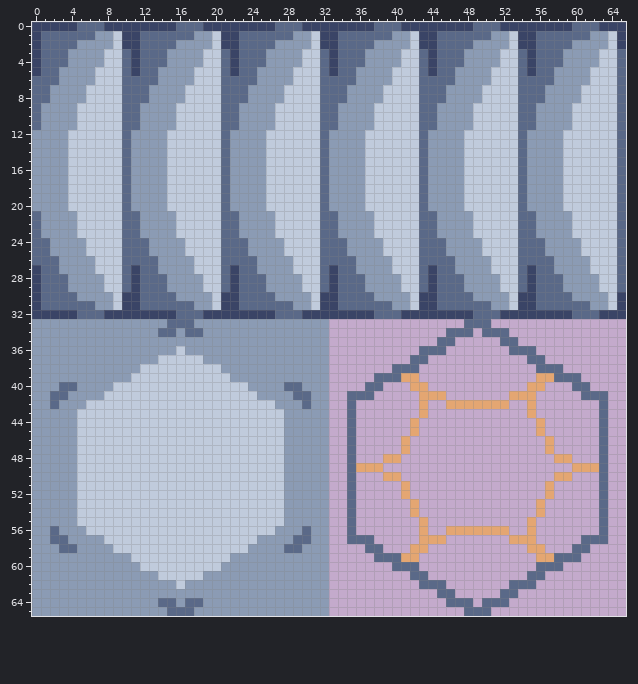
A sprite sheet gets an edit: textures/hex_small.png. That is the earlier state.
The file is 66x66 pixels.
And afterwards:
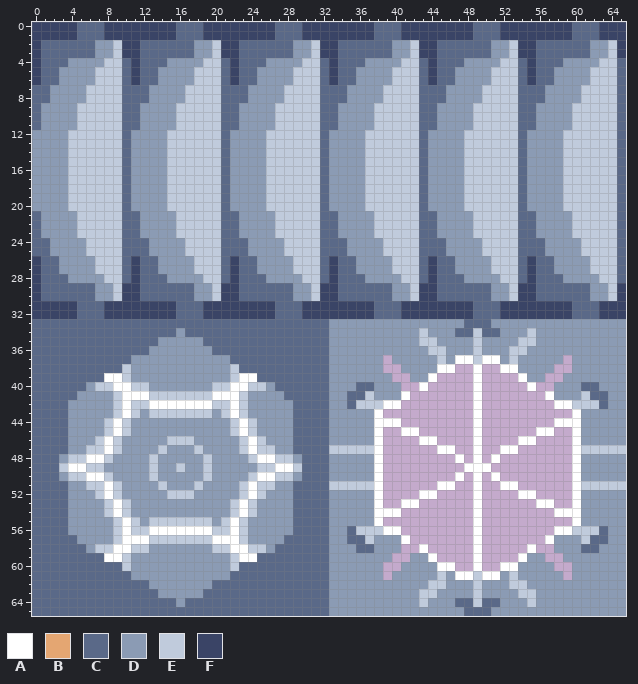
Palette (. is transparent): A #ffffff  B #e4a672  C #5a6988  D #8b9bb4  E #c0cbdc  F #3a4466
Diff:
Changed rows in their new state; - is an unchanged pixel.
first column x 0:
 1 -FFFF--CFF--FFFF--CFF--FFFF--CFF--FFFF--CFF--FFFF--CFF--FFFF--CFF-
 2 -----CC---------CC---------CC---------CC---------CC---------CC----
 3 ----CCC-D-F----CCC-D-F----CCC-D-F----CCC-D-F----CCC-D-F----CCC-D-F
 6 F----------F----------F----------F----------F----------F----------
first column x 0:
26 F----------F----------F----------F----------F----------F----------
29 ----CCC-D-F----CCC-D-F----CCC-D-F----CCC-D-F----CCC-D-F----CCC-D-F
30 -----CC---------CC---------CC---------CC---------CC---------CC----
31 -FFFF--CFF--FFFF--CFF--FFFF--CFF--FFFF--CFF--FFFF--CFF--FFFF--CFF-
33 CCCCCCCCCCCCCCC---CCCCCCCCCCCCCCCDDDDDDDDDDDDDDD---DDDDDDDDDDDDDDD
34 CCCCCCCCCCCCCC-----CCCCCCCCCCCCCCDDDDDDDDDDEDDD--E--DDDEDDDDDDDDDD
35 CCCCCCCCCCCCCC-----CCCCCCCCCCCCCCDDDDDDDDDDEEDDDDEDDDDEEDDDDDDDDDD
36 CCCCCCCCCCCCC---D---CCCCCCCCCCCCCDDDDDDDDDDDEEDDDEDDDEEDDDDDDDDDDD
37 CCCCCCCCCCC---DDDDD---CCCCCCCCCCCDDDDDD-DDDDDEDAAEAADEDDDDD-DDDDDD
38 CCCCCCCCCCE-DDDDDDDDD-ECCCCCCCCCCDDDDDD-.DDDDAA--A--AADDDD.-DDDDDD
39 CCCCCCCCAAEDDDDDDDDDDDEAACCCCCCCCDDDDDDD..DDA----A----ADD..DDDDDDD
40 CCC--C-EEAA--DDDDDDD--AAEE-C--CCCDDDC-DDD-.A-----A-----A.-DDD-CDDD
41 CC--C---D-AAA-------AAA-D---C--CCDD--EDDDA-...---A---...-ADDDE--DD
42 CC-C--DDD-A--AAAAAAA--A-DDD--C-CCDD-EEEAA--.--...A...--.--AAEEE-DD
43 CCCC-DDDD-A-D-------D-A-DDDD-CCCCDDDDDA----.-----A-----.----ADDDDD
44 CCCC-DDD-A-DDDDDDDDDDD-A-DDD-CCCCDDDDDAAA-.------A------.-AAADDDDD
45 CCCC-DDD-A-DDDDDDDDDDD-A-DDD-CCCCDDDDDA--AA------A------AA--ADDDDD
46 CCCC-DD-A-DDDDD---DDDDD-A-DD-CCCCDDDDDA--.-AA----A----AA-.--ADDDDD
47 CCCC-D--A-DDDD-DDD-DDDD-A--D-CCCCEEEEEA--.---AA--A--AA---.--AEEEEE
48 CCC-E-AA-DDDD-DDDDD-DDDD-AA-E-CCCDDDDDA..------A-A-A------..ADDDDD
49 CCCEAA--DDDDD-DD-DD-DDDDD--AAECCCDDDDDA---------AAA---------ADDDDD
50 CCC-E-AA-DDDD-DDDDD-DDDD-AA-E-CCCDDDDDA..------A-A-A------..ADDDDD
51 CCCC-D--A-DDDD-DDD-DDDD-A--D-CCCCEEEEEA--.---AA--A--AA---.--AEEEEE
52 CCCC-DD-A-DDDDD---DDDDD-A-DD-CCCCDDDDDA--.-AA----A----AA-.--ADDDDD
53 CCCC-DDD-A-DDDDDDDDDDD-A-DDD-CCCCDDDDDA--AA------A------AA--ADDDDD
54 CCCC-DDD-A-DDDDDDDDDDD-A-DDD-CCCCDDDDDAAA-.------A------.-AAADDDDD
55 CCCC-DDDD-A-D-------D-A-DDDD-CCCCDDDDDA----.-----A-----.----ADDDDD
56 CC-C--DDD-A--AAAAAAA--A-DDD--C-CCDD-EEEAA--.--...A...--.--AAEEE-DD
57 CC--C---D-AAA-------AAA-D---C--CCDD--EDDDA-...---A---...-ADDDE--DD
58 CCC--C-EEAA--DDDDDDD--AAEE-C--CCCDDDC-DDD-.A-----A-----A.-DDD-CDDD
59 CCCCCCCCAAEDDDDDDDDDDDEAACCCCCCCCDDDDDDD..DDA----A----ADD..DDDDDDD
60 CCCCCCCCCCE-DDDDDDDDD-ECCCCCCCCCCDDDDDD-.DDDDAA--A--AADDDD.-DDDDDD
61 CCCCCCCCCCC---DDDDD---CCCCCCCCCCCDDDDDD-DDDDDEDAAEAADEDDDDD-DDDDDD
62 CCCCCCCCCCCCC---D---CCCCCCCCCCCCCDDDDDDDDDDDEEDDDEDDDEEDDDDDDDDDDD
63 CCCCCCCCCCCCCC-----CCCCCCCCCCCCCCDDDDDDDDDDEEDDDDEDDDDEEDDDDDDDDDD
64 CCCCCCCCCCCCCC-----CCCCCCCCCCCCCCDDDDDDDDDDEDDD--E--DDDEDDDDDDDDDD
65 CCCCCCCCCCCCCCC---CCCCCCCCCCCCCCCDDDDDDDDDDDDDDD---DDDDDDDDDDDDDDD
Pixel boxes of the changes (left, top, right, bottom) in both pictures:
changed: (32, 31, 626, 85)
changed: (32, 256, 626, 616)
